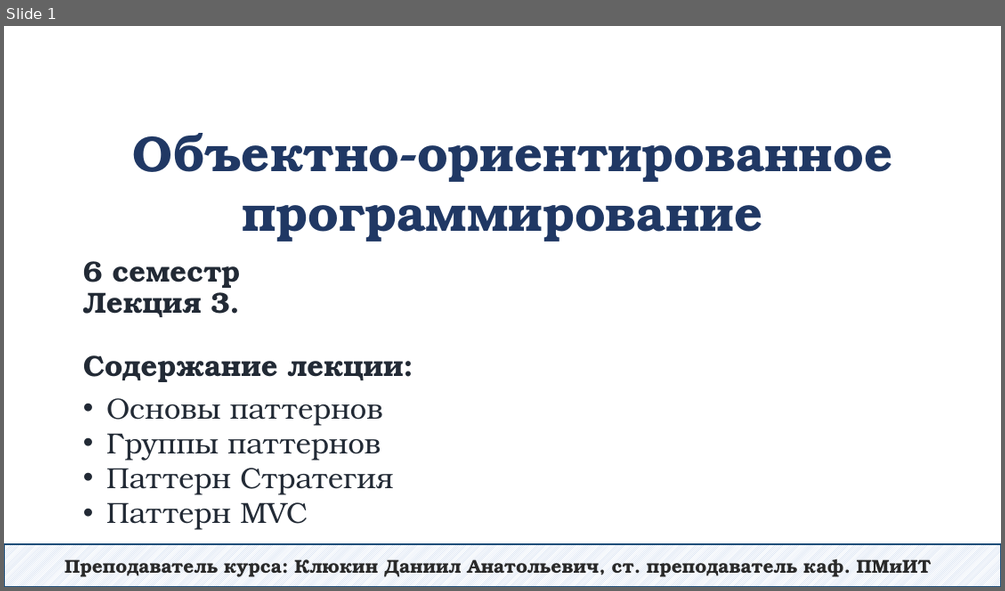
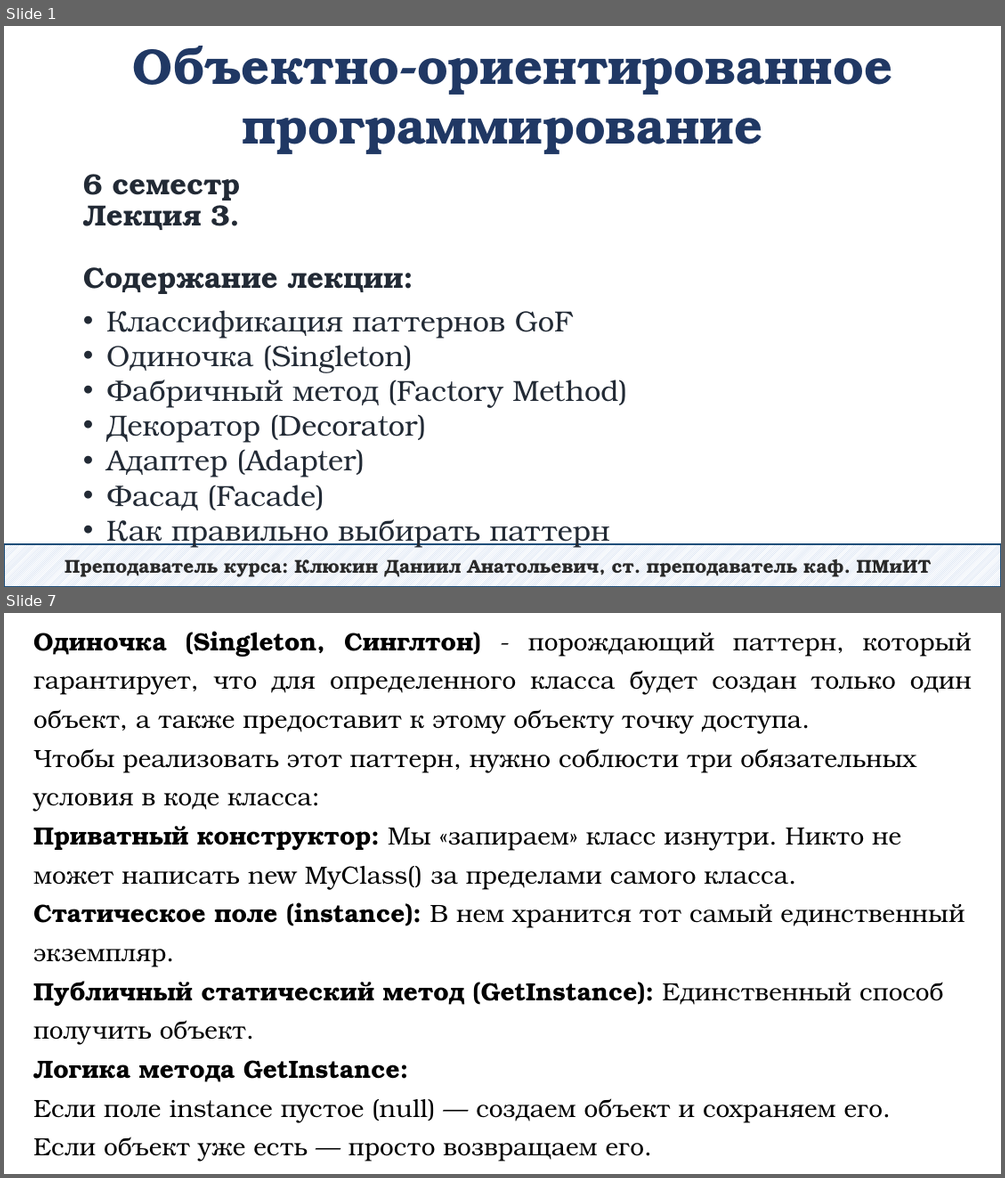
Before and after one commit to DaniilKlyukin/OOP-6, a slide deck: Лекции/ООП 2 лек 3.pptx. Shown one above the other, each under a label of ours: slide 1 before the commit, slides 1 and 7 after it; the slides between them are not shown. The pictures are 1005x591 and 1005x1178 pixels, drawn with LibreOffice and Linux fonts; fonts in the diff are those of the drawing. Boxes give left, top, right and bottom in pixels: in the first picture for what was removed or moved away, otherwise in the second. Text is boxed around its words. In the diff, an @@ line names an element or a change of style, - is before the commit and + after.

```diff
--- a/Лекции/ООП 2 лек 3.pptx
+++ b/Лекции/ООП 2 лек 3.pptx
@@ slide 7 added at (4,613,1001,1174), background #FFFFFF @@
@@ text added at (33,631,971,1161), 24 pt, text #000000 @@
+Одиночка (Singleton, Синглтон) - порождающий паттерн, который гарантирует, что для определенного класса будет создан только один объект, а также предоставит к этому объекту точку доступа.
+Чтобы реализовать этот паттерн, нужно соблюсти три обязательных условия в коде класса:
+Приватный конструктор: Мы «запираем» класс изнутри. Никто не может написать new MyClass() за пределами самого класса.
+Статическое поле (instance): В нем хранится тот самый единственный экземпляр.
+Публичный статический метод (GetInstance): Единственный способ получить объект.
+Логика метода GetInstance:
+Если поле instance пустое (null) — создаем объект и сохраняем его.
+Если объект уже есть — просто возвращаем его.
@@ slide 1 changed as well @@
@@ text "Объектно-ориентированное программирование": place and size @@
-text "Объектно-ориентированное программирование" at (133,133,892,241)
+text "Объектно-ориентированное программирование" at (133,46,892,154)
@@ title "6 семестр Лекция 3. Содержание ...": place and size @@
-title "6 семестр Лекция 3. Содержание ..." at (83,261,404,382)
+title "6 семестр Лекция 3. Содержание ..." at (83,174,404,294)
@@ text at (106,310,627,548): text changed @@
-• Основы паттернов
-• Группы паттернов
-• Паттерн Стратегия
-• Паттерн MVC
+• Классификация паттернов GoF
+• Одиночка (Singleton)
+• Фабричный метод (Factory Method)
+• Декоратор (Decorator)
+• Адаптер (Adapter)
+• Фасад (Facade)
+• Как правильно выбирать паттерн
```
Also in this commit, not shown: 1 other slide changed, 29 other slides added, 59 slides removed, 12 other files.
